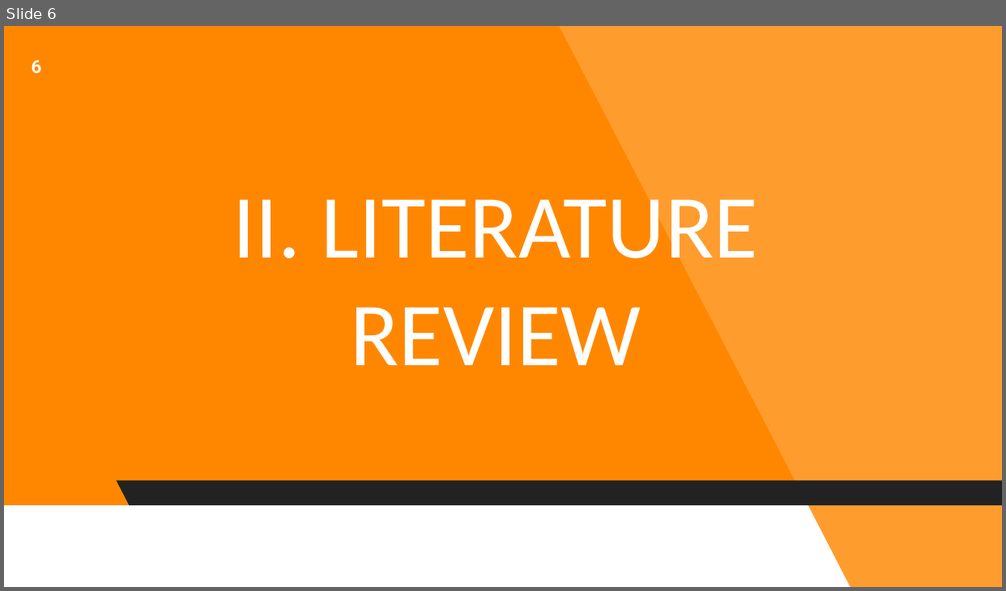
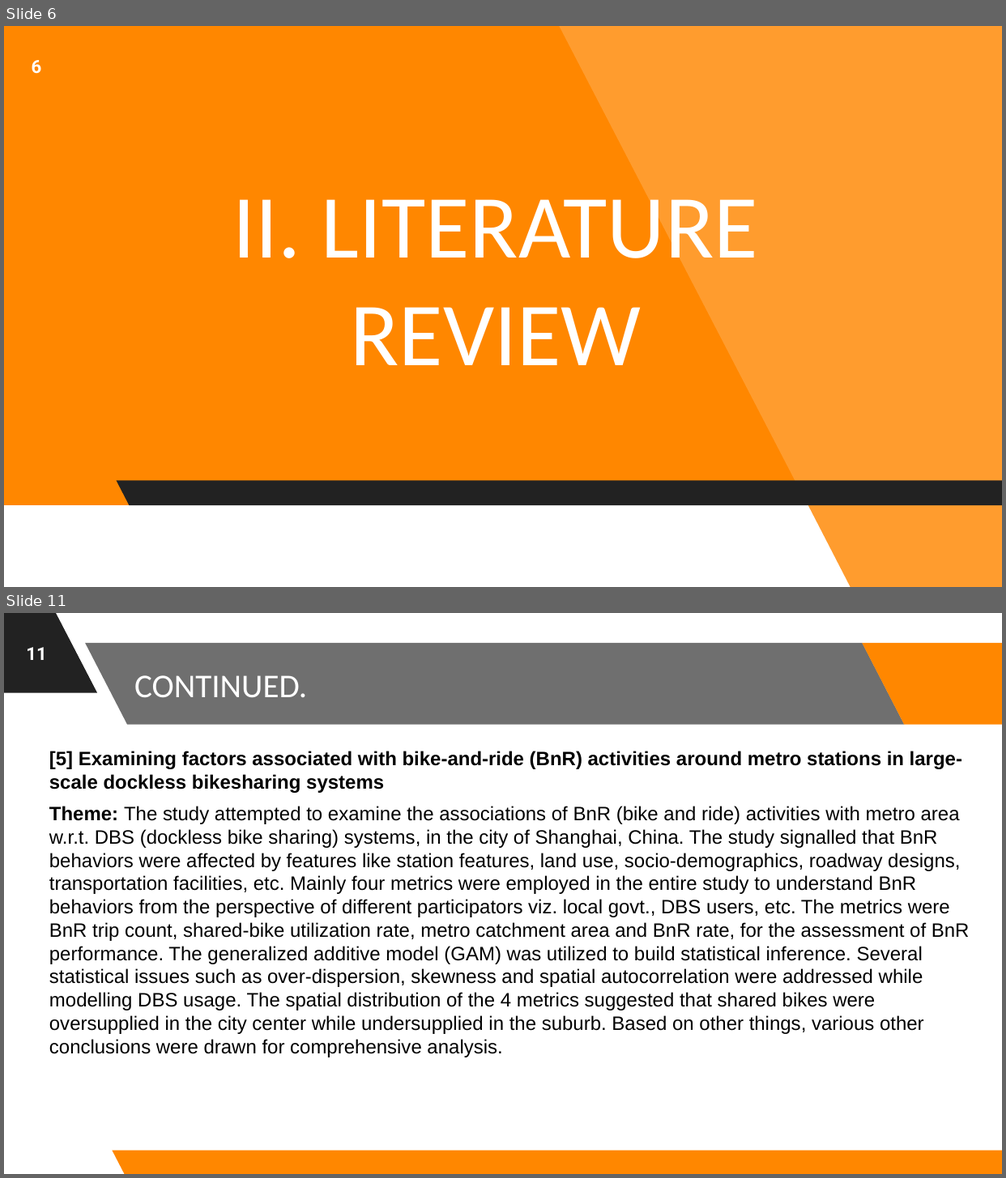
Before and after one commit to astrodestroyergithub/Divvy-Bike-Share, a slide deck: PPTS/19BCE1156_Tamojit_Roy_Capstone_Project_B.Tech_CSE_2019-23_Review-1.pptx. Shown one above the other, each under a label of ours: slide 6 before the commit, slides 6 and 11 after it; the slides between them are not shown. The pictures are 1006x591 and 1006x1178 pixels, drawn with LibreOffice and Linux fonts; fonts in the diff are those of the drawing; background and template pictures are left out. Boxes give left, top, right and bottom in pixels: in the first picture for what was removed or moved away, otherwise in the second. Text is boxed around its words. In the diff, an @@ line names an element or a change of style, - is before the commit and + after.

Commit message:
Written Themes-Discoverd-in-Review in Review-1 PPT

```diff
--- a/PPTS/19BCE1156_Tamojit_Roy_Capstone_Project_B.Tech_CSE_2019-23_Review-1.pptx
+++ b/PPTS/19BCE1156_Tamojit_Roy_Capstone_Project_B.Tech_CSE_2019-23_Review-1.pptx
@@ slide 11 added at [4, 613, 1002, 1174], background picture (left out) @@
@@ freeform shape added at [4, 613, 360, 1174], fill #FFFFFF at 18% opacity @@
@@ parallelogram added at [4, 613, 97, 693], fill #222222 @@
@@ parallelogram added at [56, 613, 113, 694], fill #FFFFFF @@
@@ page number added at [26, 647, 46, 660], 13 pt, text #FFFFFF, bold @@
+11
@@ parallelogram added at [85, 643, 904, 725], fill #222222 at 65% opacity @@
@@ parallelogram added at [863, 643, 1002, 725], fill #FF8700 @@
@@ title added at [134, 675, 307, 697], 24 pt, text #FFFFFF @@
+CONTINUED.
@@ text added at [49, 751, 970, 1058], 14 pt, text #000000 @@
+[5] Examining factors associated with bike-and-ride (BnR) activities around metro stations in large-scale dockless bikesharing systems
+Theme: The study attempted to examine the associations of BnR (bike and ride) activities with metro area w.r.t. DBS (dockless bike sharing) systems, in the city of Shanghai, China. The study signalled that BnR behaviors were affected by features like station features, land use, socio-demographics, roadway designs, transportation facilities, etc. Mainly four metrics were employed in the entire study to understand BnR behaviors from the perspective of different participators viz. local govt., DBS users, etc. The metrics were BnR trip count, shared-bike utilization rate, metro catchment area and BnR rate, for the assessment of BnR performance. The generalized additive model (GAM) was utilized to build statistical inference. Several statistical issues such as over-dispersion, skewness and spatial autocorrelation were addressed while modelling DBS usage. The spatial distribution of the 4 metrics suggested that shared bikes were oversupplied in the city center while undersupplied in the suburb. Based on other things, various other conclusions were drawn for comprehensive analysis.
@@ parallelogram added at [112, 1151, 1002, 1174], fill #FF8700 @@
```
Also in this commit, not shown: 6 slides changed, 19 other slides added, 1 other file.
